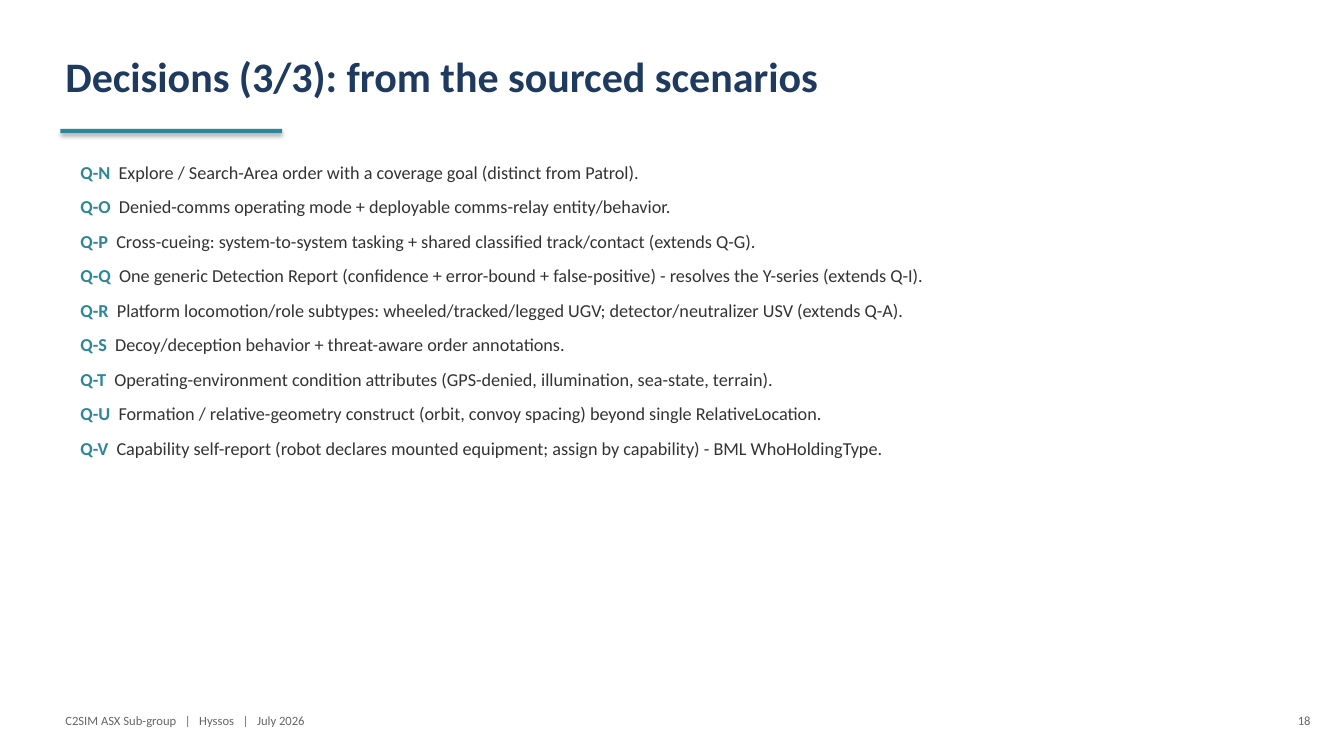
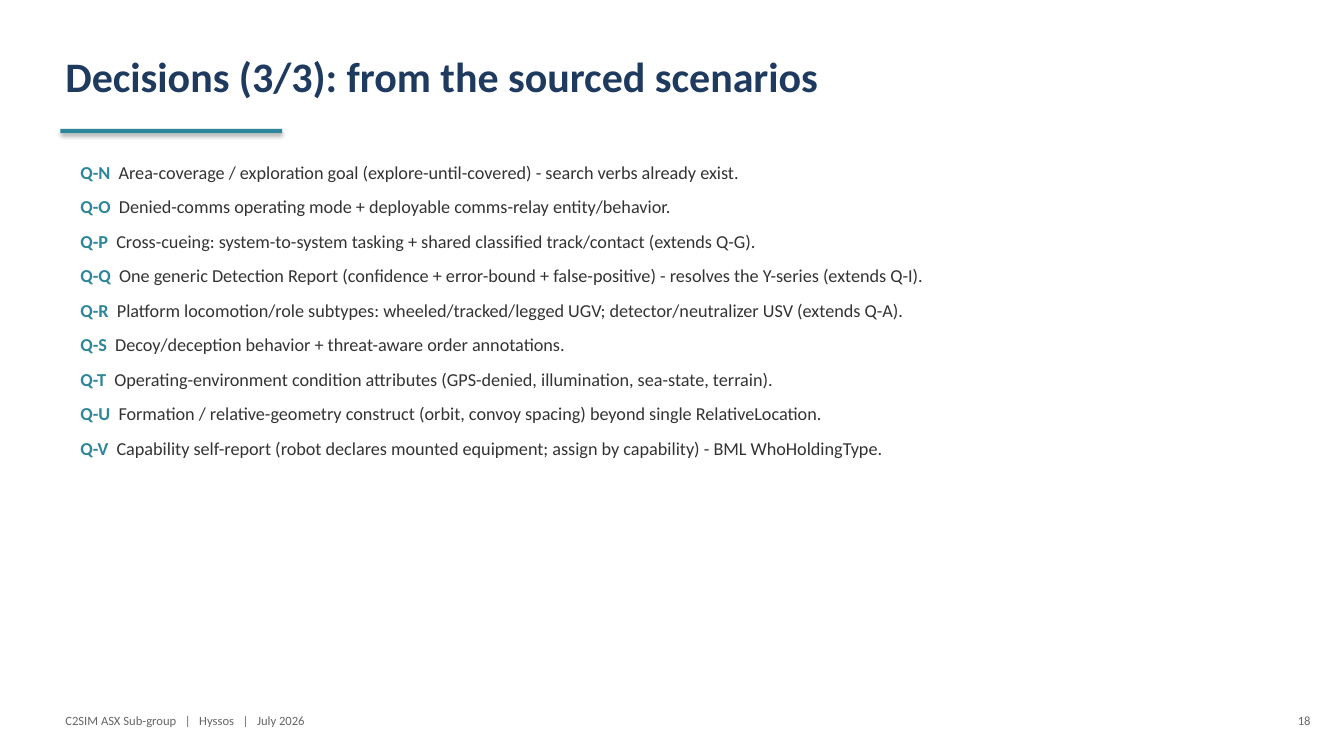
Before and after one commit to hyssostech/C2SIMArtifacts, a slide deck: slide 18 of Subgroups/ASX/InstantiationReview/ASX-Instantiation-Findings.pptx. Drawn at 1344x756 pixels with LibreOffice and Linux fonts; fonts in the diff are those of the drawing. Boxes give left, top, right and bottom in pixels: in the first picture for what was removed or moved away, otherwise in the second. Text is boxed around its words. In the diff, an @@ line names an element or a change of style, - is before the commit and + after.

```diff
--- a/Subgroups/ASX/InstantiationReview/ASX-Instantiation-Findings.pptx
+++ b/Subgroups/ASX/InstantiationReview/ASX-Instantiation-Findings.pptx
@@ text at box(80, 166, 738, 182): text changed @@
-Q-N Explore / Search-Area order with a coverage goal (distinct from Patrol).
+Q-N Area-coverage / exploration goal (explore-until-covered) - search verbs already exist.
```
Also in this commit, not shown: 7 other slides changed, 14 other files.
